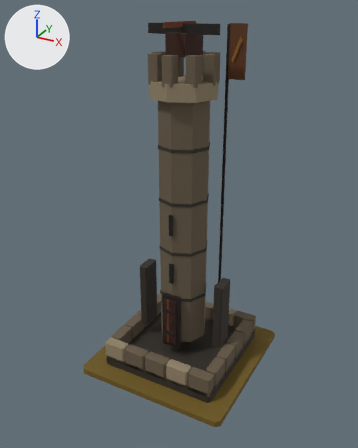
One commit to the glTF model art/ballista_t5/ballista_t5.glb: the scene before it, then after it.
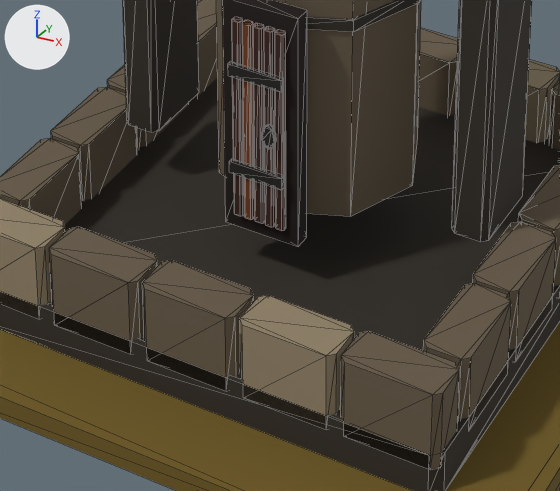
There are two pictures of each version: one whole from a 50 mm camera at (1.73, -3.23, 2.89) aimed at (-0.01, -0.06, 1.3), one close up on the part from 32% to 66% of the width and 66% to 90% of the height. The axes (+X, +Y, +Z) are drawn at upper left. The lights are the same throughout. The first two pictures are the older version. The close-ups show mesh edges as thin lines.

Objects in the first close-up: 'MMR | ballista | T05 Architecture.001', 'MMR | ballista | Tier 05 Ground.001'.
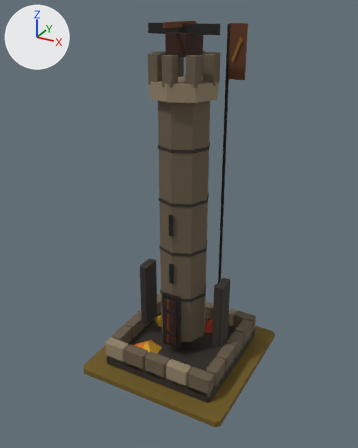
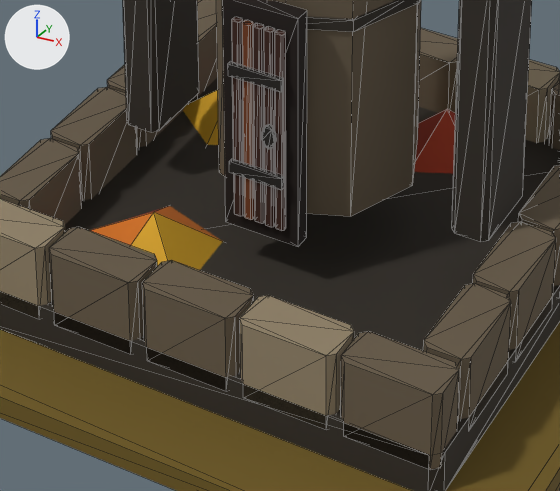
Where the change shows, as pixel boxes (x1, y1, x2, y2) in the close-ups (560 x 491 px):
'MMR | ballista | T05 Autumn Dressing.001', added
    after: (89, 90, 455, 270)

The change in detail:
Mesh me_mmr___ballista___t05_autumn_dressing_001 is new.
It has 18 vertices, 15 faces and spans x -0.426..0.225, y -0.384..0.422, z 0.085..0.185.
It uses material mat_mmr___shared_palette_atlas (picture img_mmr_shared_color_palette_64).
Object 'MMR | ballista | T05 Autumn Dressing.001' (ob_mmr___ballista___t05_autumn_dressing_001) is new; it shows me_mmr___ballista___t05_autumn_dressing_001.
Its location is (0.0, 0.0, 0.05).
